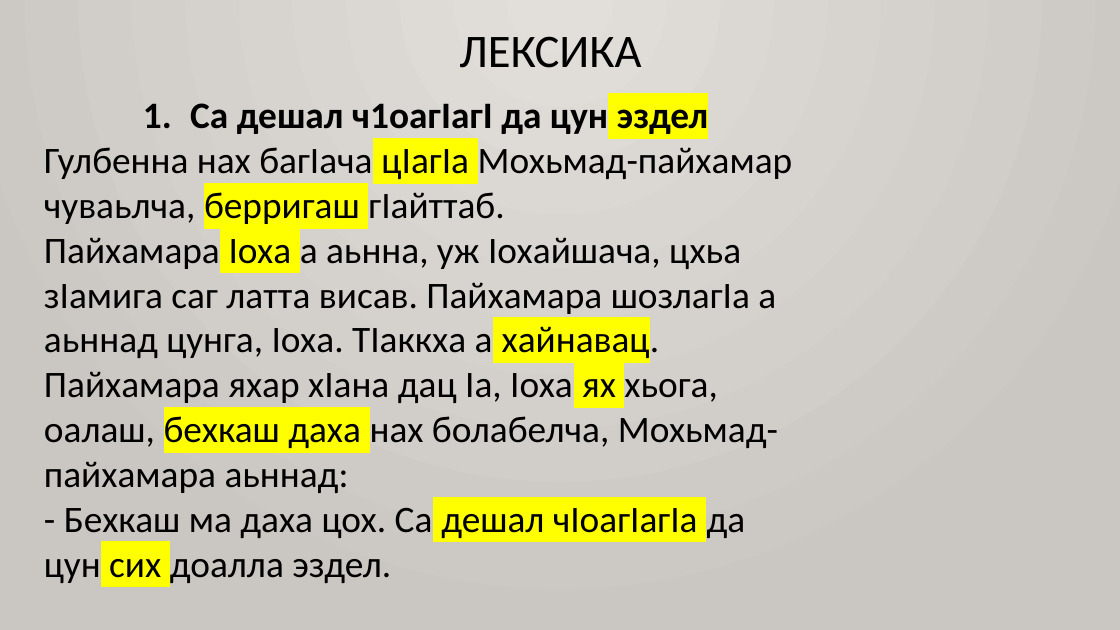
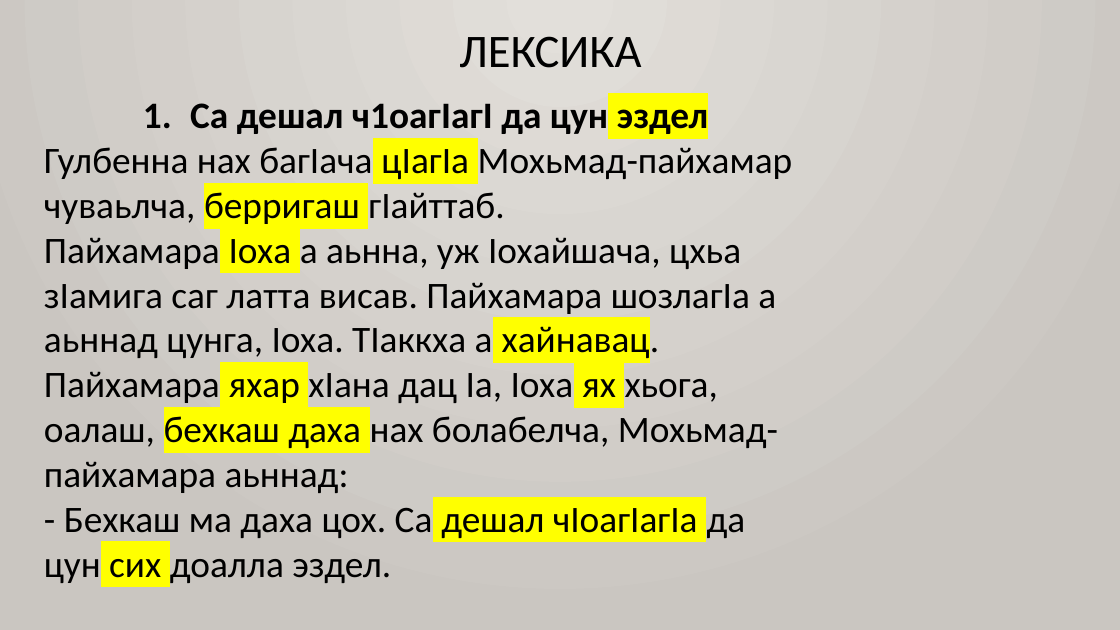
Before and after one commit to bumbari/dahkilgov, a slide deck: slide 7 of p/pptx/p_001.pptx. Drawn at 1120x630 pixels with LibreOffice and Linux fonts; fonts in the diff are those of the drawing. Boxes give left, top, right and bottom in pixels: in the first picture for what was removed or moved away, otherwise in the second. Text is boxed around its words. In the diff, an @@ line names an element or a change of style, - is before the commit and + after.

```diff
--- a/p/pptx/p_001.pptx
+++ b/p/pptx/p_001.pptx
@@ text at (44,371,778,493): highlight none to #FFFF00 in "яхар" @@
```
Also in this commit, not shown: 1 other slide changed, 2 other files.
